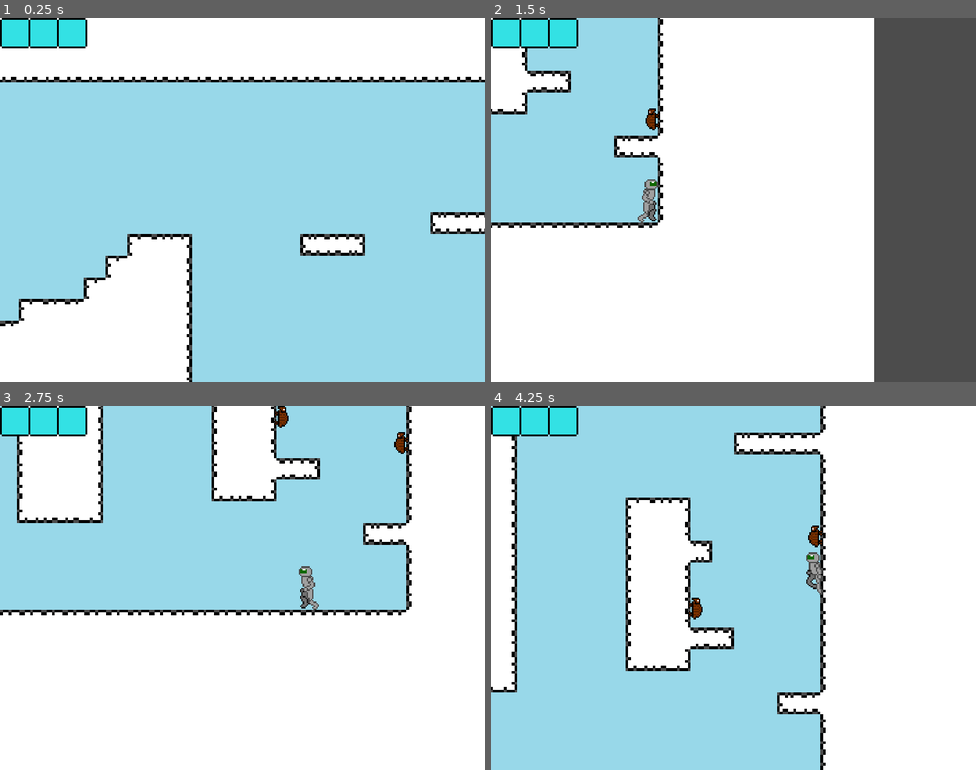
Above: before the commit, frames 1-4 (two rows, left to right).
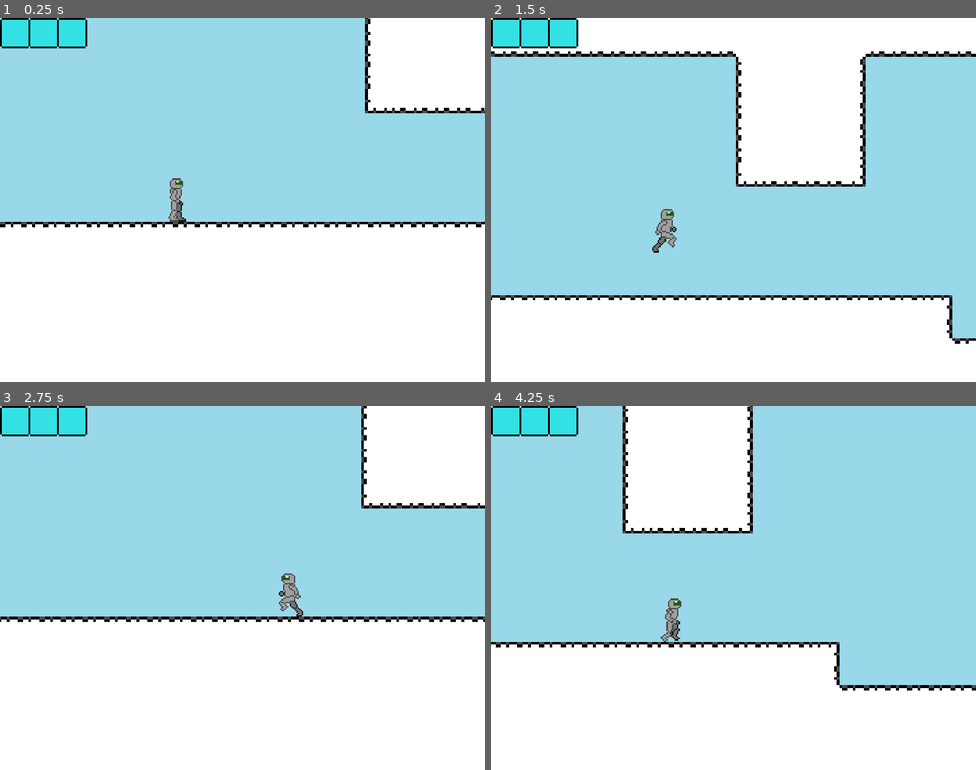
Above: after the commit, the same moments.

Repository: CRosenauer/Lost-Robot
Game: Godot game, scene res://Levels/Test/TestLevel.tscn
Two runs of this game, one before a commit and one after it. Both use one fixed random seed, a clock stepped at 60 frames per second and the inputs below.
Inputs:
- Up to frame 1 (0.25 s): no input
- Up to frame 2 (1.5 s): hold D (InputRight) from 0.53 s (still down); tap J (InputDash) at 0.6 s; tap Space (InputJump) at 0.77 s; tap K (InputGrapple) at 1.35 s
- Up to frame 3 (2.75 s): tap Space (InputJump) at 1.52 s; release D (InputRight) at 2.03 s; hold A (InputLeft) from 2.03 s (still down); tap J (InputDash) at 2.1 s
- Up to frame 4 (4.25 s): release A (InputLeft) at 2.78 s; hold D (InputRight) from 2.78 s (still down); tap K (InputGrapple) at 2.85 s; tap Space (InputJump) at 3.02, 3.77 s; tap J (InputDash) at 3.6 s

The runs differ from the first frame. In frame 1, 47% of the frame differs, in the area x 0-100%, y 0-100%; in frame 2, 54%; in frame 3, 20%; in frame 4, 64%.

Commit message:
Update TestLevel.tscn

Diff:
--- a/src/Levels/Test/TestLevel.tscn
+++ b/src/Levels/Test/TestLevel.tscn
@@ -16,10 +16,10 @@
 [node name="Level" parent="World" instance=ExtResource( 1 )]
 
 [node name="IEntity" parent="World" instance=ExtResource( 2 )]
-position = Vector2( 13312, 4672 )
+position = Vector2( 784, 768 )
 
 [node name="CameraComponent" parent="." instance=ExtResource( 3 )]
-position = Vector2( 792, 464 )
+position = Vector2( 784, 768 )
 zoom = Vector2( 1.4, 1.4 )
 smoothing_enabled = true
 smoothing_speed = 6.0
